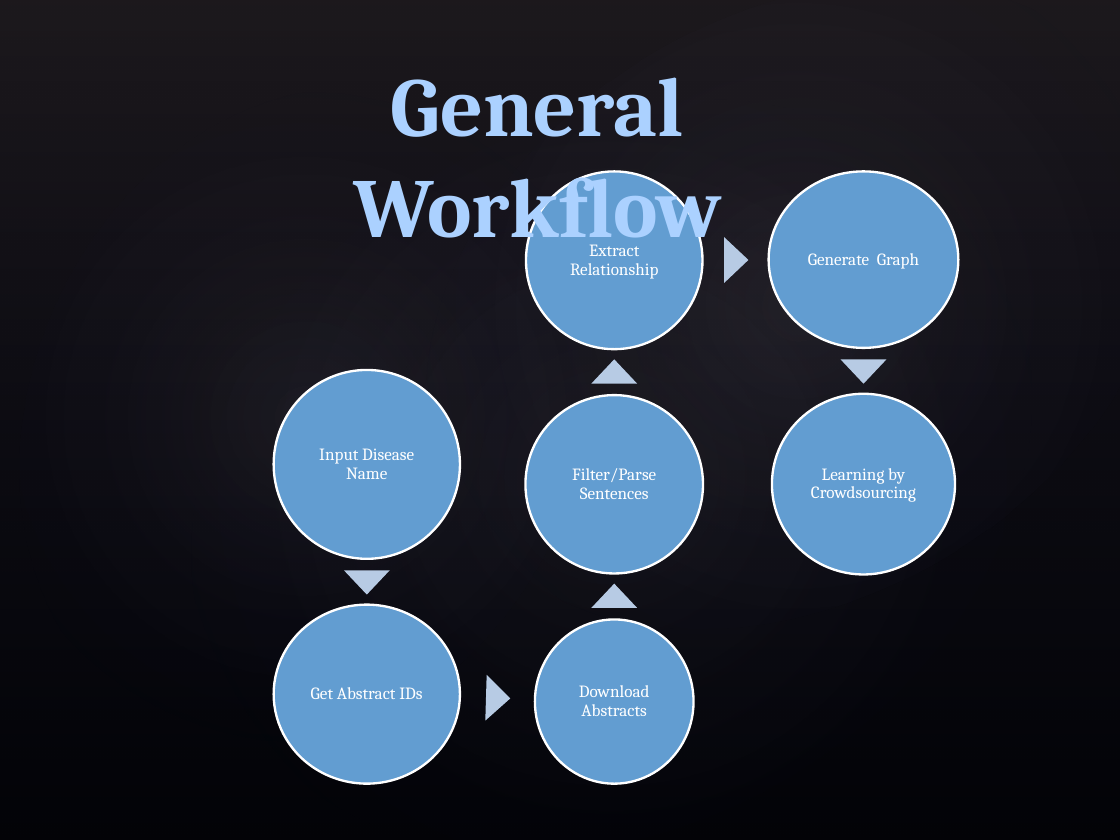
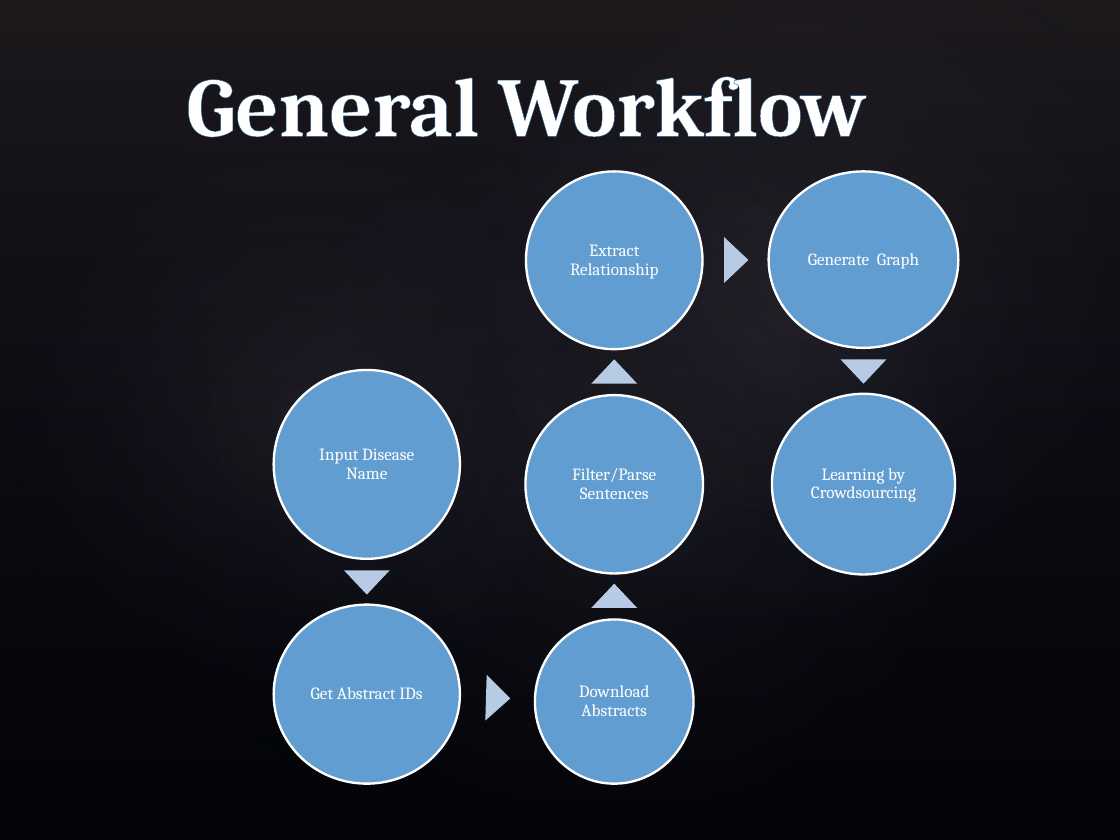
Before and after one commit to philloooo/stringAlgo-project, a slide deck: slide 6 of workflow.pptx (slide 3 before the commit). Drawn at 1120x840 pixels with LibreOffice and Linux fonts; fonts in the diff are those of the drawing; background and template pictures are left out. Boxes give left, top, right and bottom in pixels: in the first picture for what was removed or moved away, otherwise in the second. Text is boxed around its words. In the diff, an @@ line names an element or a change of style, - is before the commit and + after.

```diff
--- a/workflow.pptx
+++ b/workflow.pptx
@@ text "General Workflow": place and size @@
-text "General Workflow" at [353,77,722,255]
+text "General Workflow" at [186,76,867,138]
@@ text "General Workflow" at [186,76,867,138]: text colour gradient #C2DCFF to #ACD1FF to #005198 to #FFFFFF, letter outline #5795CB 0.83 pt to #82BAFA 2.48 pt @@
```
Also in this commit, not shown: 3 other slides changed, 6 slides added, 1 slide removed, 36 other files.
